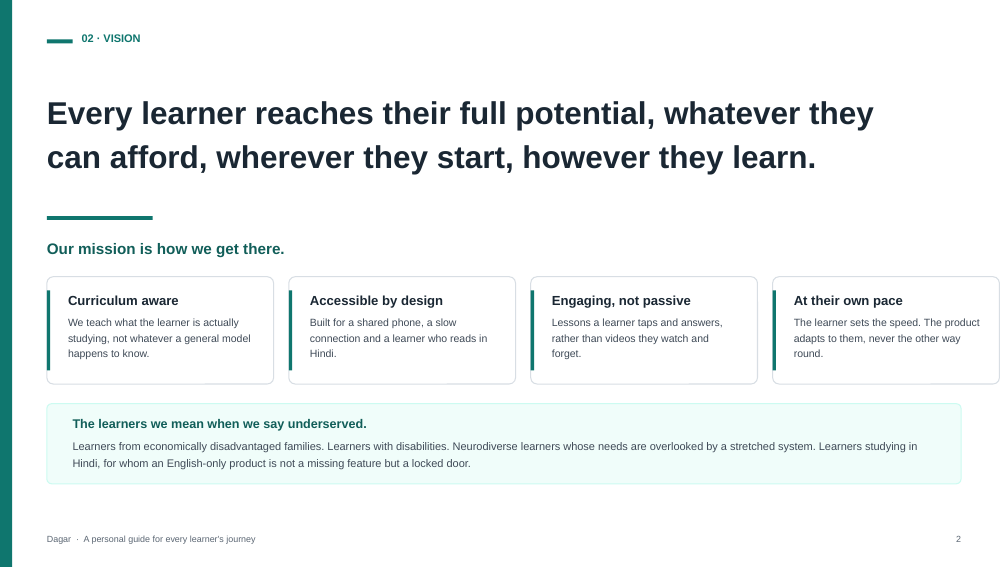
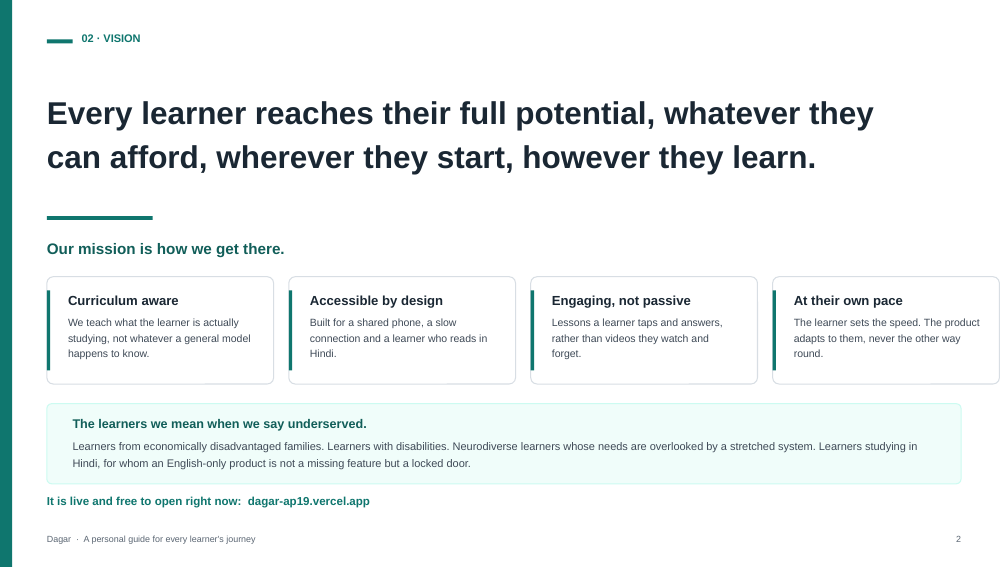
Before and after one commit to ap9650/dagar, a slide deck: slide 2 of docs/deck/Dagar-Pitch-Deck.pptx. Drawn at 1008x567 pixels with LibreOffice and Linux fonts; fonts in the diff are those of the drawing. Boxes give left, top, right and bottom in pixels: in the first picture for what was removed or moved away, otherwise in the second. Text is boxed around its words. In the diff, an @@ line names an element or a change of style, - is before the commit and + after.

```diff
--- a/docs/deck/Dagar-Pitch-Deck.pptx
+++ b/docs/deck/Dagar-Pitch-Deck.pptx
@@ text added at <box>47,497,370,509</box>, 11 pt, text #0F766E, bold @@
+It is live and free to open right now: dagar-ap19.vercel.app
```
Also in this commit, not shown: 2 other slides changed, 1 slide added, 2 other files.
